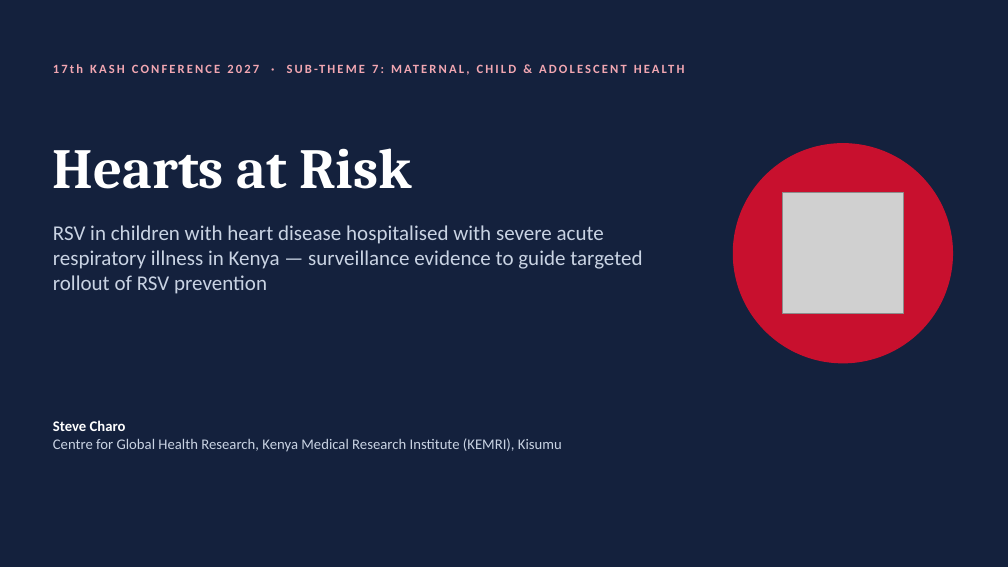
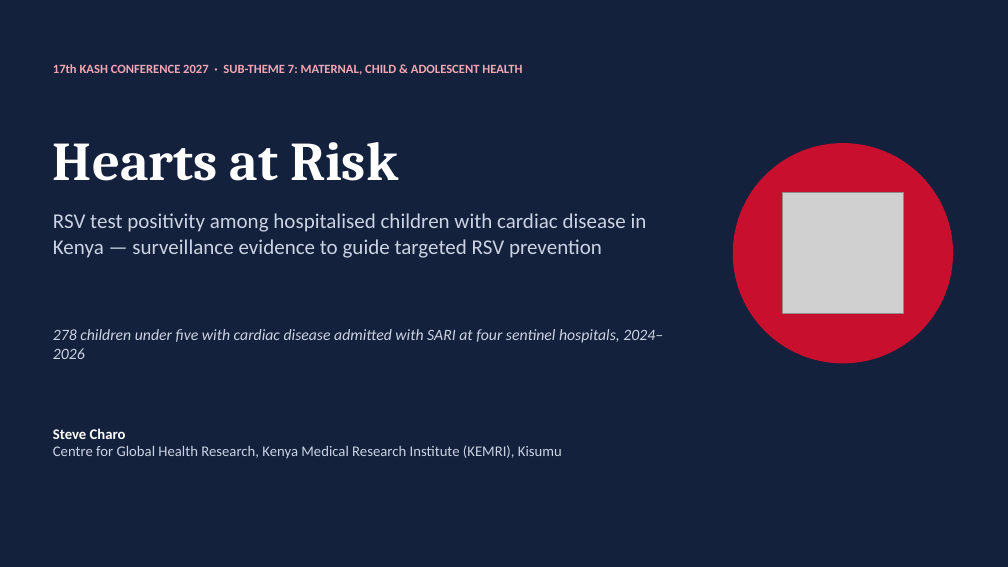
Before and after one commit to Fludevs-hub/RSV-Cardiac-Analysis, a slide deck: slide 1 of Abstract write up/RSV_Hearts_at_Risk.pptx. Drawn at 1008x567 pixels with LibreOffice and Linux fonts; fonts in the diff are those of the drawing; grey boxes stand for pictures. Boxes give left, top, right and bottom in pixels: in the first picture for what was removed or moved away, otherwise in the second. Text is boxed around its words. In the diff, an @@ line names an element or a change of style, - is before the commit and + after.

```diff
--- a/Abstract write up/RSV_Hearts_at_Risk.pptx
+++ b/Abstract write up/RSV_Hearts_at_Risk.pptx
@@ text "17th KASH CONFERENCE 2027 · ..." at bbox=[53, 64, 522, 75]: letter spacing 2 to 0 pt @@
@@ text "Hearts at Risk" at bbox=[53, 142, 398, 181]: size 54 to 52 pt @@
@@ text at bbox=[53, 213, 647, 258]: text changed @@
-RSV in children with heart disease hospitalised with severe acute respiratory illness in Kenya — surveillance evidence to guide targeted rollout of RSV prevention
+RSV test positivity among hospitalised children with cardiac disease in Kenya — surveillance evidence to guide targeted RSV prevention
@@ text added at bbox=[53, 329, 663, 359], 15 pt, text #C9D3E3, italic @@
+278 children under five with cardiac disease admitted with SARI at four sentinel hospitals, 2024–2026
@@ text "Steve Charo": place and size @@
-text "Steve Charo" at bbox=[53, 420, 562, 452]
+text "Steve Charo" at bbox=[53, 428, 562, 459]
```
Also in this commit, not shown: 5 other slides changed, 6 slides added, 5 slides removed, 4 other files.
